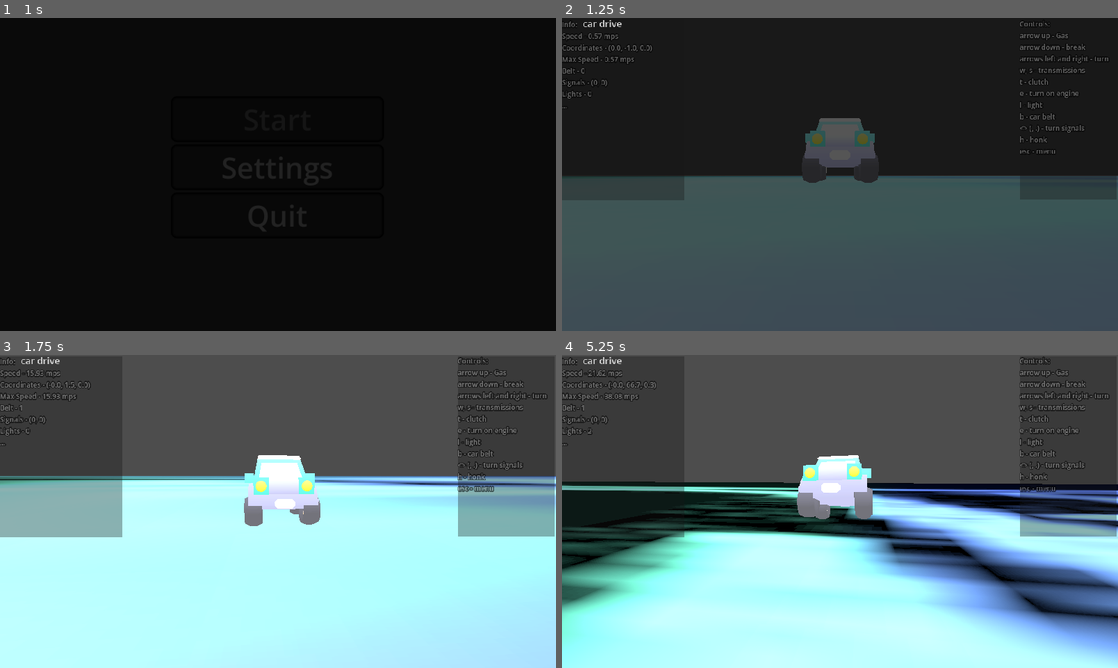
Above: before the commit, frames 1-4 (two rows, left to right).
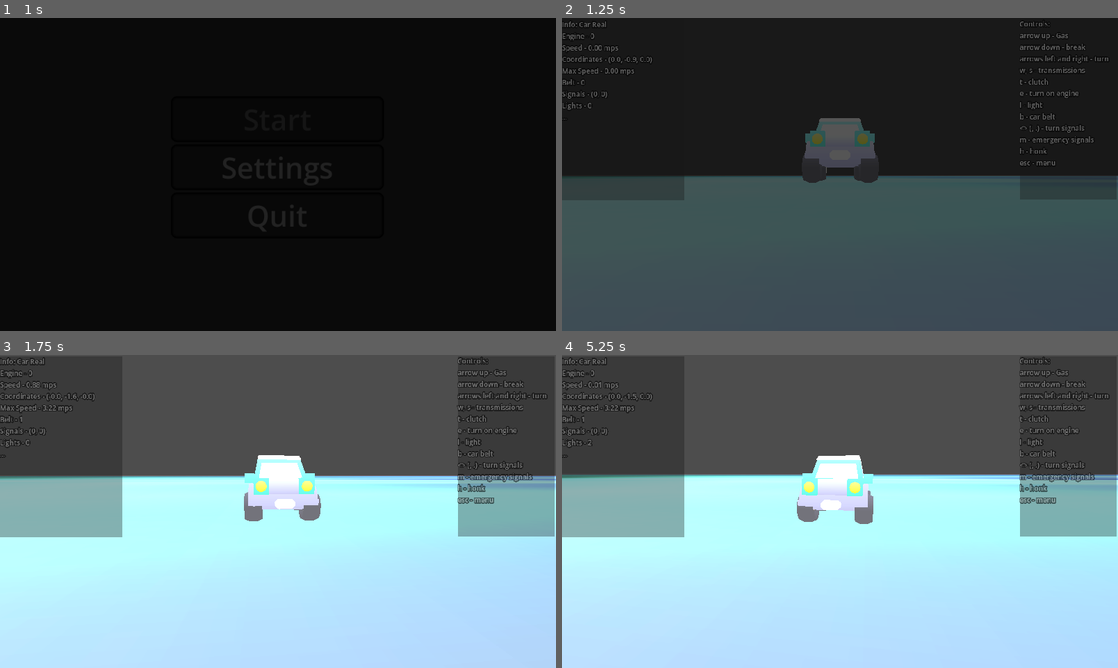
Above: after the commit, the same moments.

Repository: artemagant/JameGam
Game: Godot game, scene res://Scenes/Main/main.tscn
Same seed, same stepped clock (60 frames per second), same inputs: the game is played once before the commit and once after it. The engine's default icon, where the game draws it, is replaced by a stand-in: a white triangle on a blue panel in a dark square.
Inputs (mouse positions are in pixels of both pictures, inside the frame that each line leads up to):
- Up to frame 1 (1 s): click "Start" at 0.5 s
- Up to frame 2 (1.25 s): no input
- Up to frame 3 (1.75 s): move the mouse to (305, 511) at 1.27 s; hold Up (up) from 1.28 s (still down); hold B (belt) from 1.28 s (still down); tap R (fix) at 1.55 s
- Up to frame 4 (5.25 s): keep holding Up (up); move the mouse to (812, 511) at 2.02 s; release B (belt) at 2.03 s; tap R (fix) at 2.1, 4.55 s; tap L (lights) at 2.3 s; move the mouse to (851, 505) at 2.77 s; hold L (lights) 2.78-3.53 s; tap E (engine, bound only after the commit) at 3.05, 3.6 s; move the mouse to (834, 517) at 3.52 s; tap B (belt) at 3.8 s; move the mouse to (878, 514) at 4.27 s; hold B (belt) 4.28-5.03 s; move the mouse to (795, 508) at 5.02 s; tap M (emergency_lights, bound only after the commit) at 5.1 s

Frame 1 is identical in both runs. In frame 2, 0.7% of the frame differs, in the area x 0-96%, y 0-48%; in frame 3, 17%; in frame 4, 50%, in the area x 0-100%, y 0-100%.

Commit message:
Add engine start

Diff:
--- a/jame-gam/Scenes/Car/car.gd
+++ b/jame-gam/Scenes/Car/car.gd
@@ -9,21 +9,21 @@
 @onready var wheel_back_right: VehicleWheel3D = $wheel_back_right
 @onready var wheel_front_left: VehicleWheel3D = $wheel_front_left
 @onready var wheel_front_right: VehicleWheel3D = $wheel_front_right
+@onready var game: Node3D = $".."
 
 func _physics_process(delta: float) -> void:
 	cam_arm.position = position
-
+	var steering_dir = Input.get_action_strength("left") - Input.get_action_strength("right")
+	steering = lerp(steering, steering_dir * turn_amount, turn_speed * delta)
 	var dir = Input.get_action_strength("up") - Input.get_action_strength("down")
-	var steering_dir = Input.get_action_strength("left") - Input.get_action_strength("right")
-
 	var RPM_left = abs(wheel_back_left.get_rpm())
 	var RPM_right = abs(wheel_back_right.get_rpm())
 	var RPM = (RPM_left + RPM_right) / 2.0
 
 	var torque = dir * max_torque * (1.0 - RPM / max_RPM)
-
-	engine_force = torque
-	steering = lerp(steering, steering_dir * turn_amount, turn_speed * delta)
-
-	if dir == 0:
+	if game.engine:
+		engine_force = torque
+		brake = 2 if dir == 2 else 0
+	else:
+		engine_force = 0
 		brake = 2
--- a/jame-gam/Scenes/Game/game.gd
+++ b/jame-gam/Scenes/Game/game.gd
@@ -1,8 +1,7 @@
 extends Node3D
 
 @onready var ui := $UI
-@onready var ui_stats := ui.get_child(2).get_child(0)
-@onready var stats_text = ui_stats.text
+@onready var ui_stats := ui.get_child(1).get_child(0)
 @onready var menu_game: Node2D = $Menu_Game
 @onready var main: = get_parent()
 
@@ -10,40 +9,33 @@
 
 var speed: float
 @onready var _position = car.position
-@onready var previous_position = _position
 var max_speed: float
 var belt: bool = false
 var turn_signals: = Vector2.ZERO
 var lights: int = 0
+var engine: = false
 
 func _ready() -> void:
 	update_ui_stats()
-	change_speed()
 
 func _process(_delta: float) -> void:
-	if _position != car.position:
-		_position = car.position
-		update_ui_stats()
+	var current_velocity = car.linear_velocity.length()
+	speed = current_velocity
+	if speed > max_speed:
+		max_speed = speed
+
 
 func update_ui_stats() -> void:
-	ui_stats.text = "Info:
+	_position = car.position
+	ui_stats.text = "Info: Car Real
+		Engine - %d
 		Speed - %.2f mps
 		Coordinates - (%.1f, %.1f, %.1f)
 		Max Speed - %.2f mps
 		Belt - %d
 		Signals - (%d, %d)
 		Lights - %d
-		..." %[speed, _position.x, _position.y, _position.z, max_speed, int(belt), turn_signals.x, turn_signals.y, lights]
-
-func change_speed() -> void:
-	var dist = _position.distance_to(previous_position)
-	speed = dist / 0.1
-	if speed > max_speed:
-		max_speed = speed
-	previous_position = _position
-	update_ui_stats()
-	await get_tree().create_timer(0.1).timeout
-	change_speed()
+		..." %[int(engine), speed, _position.x, _position.y, _position.z, max_speed, int(belt), turn_signals.x, turn_signals.y, lights]
 
 func show_menu():
 	if menu_game.visible:
@@ -85,3 +77,12 @@
 		lights = 0
 		return
 	lights += 1
+
+func start_engine():
+	engine = true
+func stop_engine():
+	engine = false
+
+
+func _on_ui_update_timer_timeout() -> void:
+	update_ui_stats()
--- a/jame-gam/Scenes/Game/game.tscn
+++ b/jame-gam/Scenes/Game/game.tscn
@@ -41,6 +41,14 @@
 [node name="Menu_Game" parent="." unique_id=190589895 instance=ExtResource("4_flgk0")]
 visible = false
 
+[node name="Engine_Timer" type="Timer" parent="." unique_id=698116639]
+wait_time = 2.0
+one_shot = true
+
+[node name="UI_Update_Timer" type="Timer" parent="." unique_id=262575133]
+wait_time = 0.2
+autostart = true
+
 [node name="Floor" type="StaticBody3D" parent="." unique_id=879998053]
 transform = Transform3D(1, 0, 0, 0, 1, 0, 0, 0, 1, -2.6820865, -3.974947, 0)
 physics_material_override = SubResource("PhysicsMaterial_ev4jc")
@@ -55,3 +63,5 @@
 
 [node name="WorldEnvironment" type="WorldEnvironment" parent="." unique_id=1688672493]
 environment = SubResource("Environment_mv0hc")
+
+[connection signal="timeout" from="UI_Update_Timer" to="." method="_on_ui_update_timer_timeout"]
--- a/jame-gam/Scenes/Game_UI/ui.tscn
+++ b/jame-gam/Scenes/Game_UI/ui.tscn
@@ -19,13 +19,6 @@
 size = Vector2(120, 120)
 
 [node name="UI" type="CanvasGroup" unique_id=1013923296]
-
-[node name="Game" type="Label" parent="." unique_id=430361927]
-offset_left = 36.0
-offset_top = -2.0
-offset_right = 104.0
-offset_bottom = 21.0
-text = "car drive"
 
 [node name="Panel" type="Panel" parent="." unique_id=1757160726]
 offset_left = 790.0
@@ -53,6 +46,7 @@
 l - light
 b - car belt
 <> (, .) - turn signals
+m - emergency signals
 h - honk
 esc - menu"
 label_settings = SubResource("LabelSettings_5ntg7")
@@ -65,11 +59,13 @@
 metadata/_edit_group_ = true
 
 [node name="Stats" type="Label" parent="Panel2" unique_id=1863517531]
+unique_name_in_owner = true
 modulate = Color(1, 1, 1, 0.34901962)
 layout_mode = 0
 offset_right = 206.0
 offset_bottom = 309.0
-text = "Info:
+text = "Info: Car Real
+Engine -
 Speed -
 Coordinates -
 Max Speed -
--- a/jame-gam/Scenes/Main/main.gd
+++ b/jame-gam/Scenes/Main/main.gd
@@ -9,6 +9,11 @@
 @onready var current_state: Node = menu
 
 @onready var past_scene: Node = menu
+
+@onready var engine_timer: Timer
+@export var engine_start_wait_time := 2.0
+var e_pressed := false
+var is_engine_started := false
 
 func _ready() -> void:
 	# Connect signals
@@ -46,6 +51,7 @@
 	current_state.visible = false
 	current_state = game
 	add_child(game)
+	engine_timer = game.get_child(3)
 	await _fade()
 
 func return_to_menu():
@@ -64,6 +70,8 @@
 	game.queue_free()
 	change_state(menu)
 	game = preload("res://Scenes/Game/game.tscn")
+	is_engine_started = false
+	e_pressed = false
 	await _fade()
 
 
@@ -71,9 +79,9 @@
 	if game and game is Node3D and game in get_children():
 		if event.is_action_pressed("fix"):
 			var car = game.get_child(0)
-			if not car.global_transform.basis.y.dot(Vector3.UP) >= 0.5:
+			if car.global_transform.basis.y.dot(Vector3.UP) >= 0.5:
 				return
-			car.apply_central_impulse(Vector3(0, 10000, 0))
+			car.apply_central_impulse(Vector3(0, 1000, 0))
 			car.global_transform.basis = Basis()
 		if event.is_action_pressed("exit"):
 			game.show_menu()
@@ -90,3 +98,22 @@
 			game.signal_right()
 		if event.is_action_pressed("lights"):
 			game.lights_connect()
+		if event.is_action_pressed("engine"):
+			e_pressed = true
+			start_engine()
+		if event.is_action_released("engine"):
+			e_pressed = false
+			engine_timer.stop()
+
+func start_engine():
+	if is_engine_started:
+		is_engine_started = false
+		e_pressed = false
+		game.stop_engine()
+		return
+	engine_timer.start(engine_start_wait_time)
+	await engine_timer.timeout
+	if e_pressed:
+		game.start_engine()
+	e_pressed = false
+	is_engine_started = true
--- a/jame-gam/Scenes/Main/main.tscn
+++ b/jame-gam/Scenes/Main/main.tscn
@@ -6,6 +6,7 @@
 
 [node name="Main" type="Node2D" unique_id=1072729622]
 script = ExtResource("1_1r6ip")
+engine_start_wait_time = 1.0
 
 [node name="Menu" parent="." unique_id=882106152 instance=ExtResource("2_lixft")]
 
--- a/jame-gam/project.godot
+++ b/jame-gam/project.godot
@@ -86,11 +86,17 @@
 }
 emergency_lights={
 "deadzone": 0.2,
-"events": []
+"events": [Object(InputEventKey,"resource_local_to_scene":false,"resource_name":"","device":-1,"window_id":0,"alt_pressed":false,"shift_pressed":false,"ctrl_pressed":false,"meta_pressed":false,"pressed":false,"keycode":0,"physical_keycode":77,"key_label":0,"unicode":109,"location":0,"echo":false,"script":null)
+]
 }
 lights={
 "deadzone": 0.2,
 "events": [Object(InputEventKey,"resource_local_to_scene":false,"resource_name":"","device":0,"window_id":0,"alt_presse …(189 unchanged characters)…
+]
+}
+engine={
+"deadzone": 0.2,
+"events": [Object(InputEventKey,"resource_local_to_scene":false,"resource_name":"","device":-1,"window_id":0,"alt_pressed":false,"shift_pressed":false,"ctrl_pressed":false,"meta_pressed":false,"pressed":false,"keycode":0,"physical_keycode":69,"key_label":0,"unicode":101,"location":0,"echo":false,"script":null)
 ]
 }
 
Not shown, changed: jame-gam/Sprites/colormap.png.import
Not shown, changed: jame-gam/Sprites/vaz_2107.jpg.import
Not shown, changed: jame-gam/icon.svg.import
